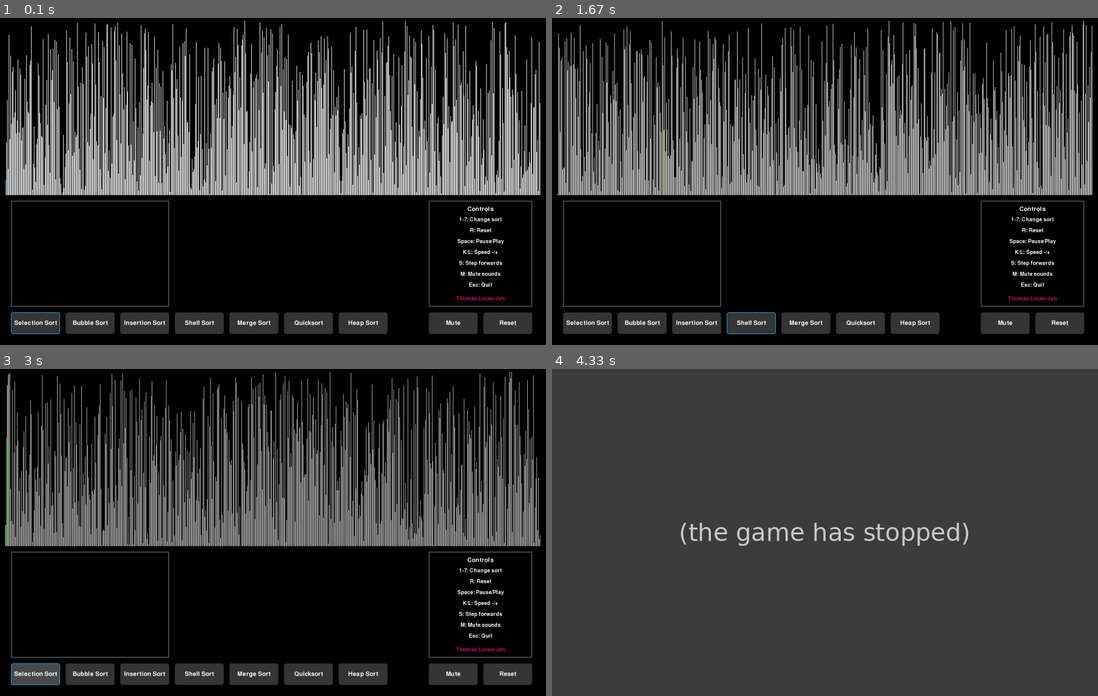
Above: before the commit, frames 1-4 (two rows, left to right).
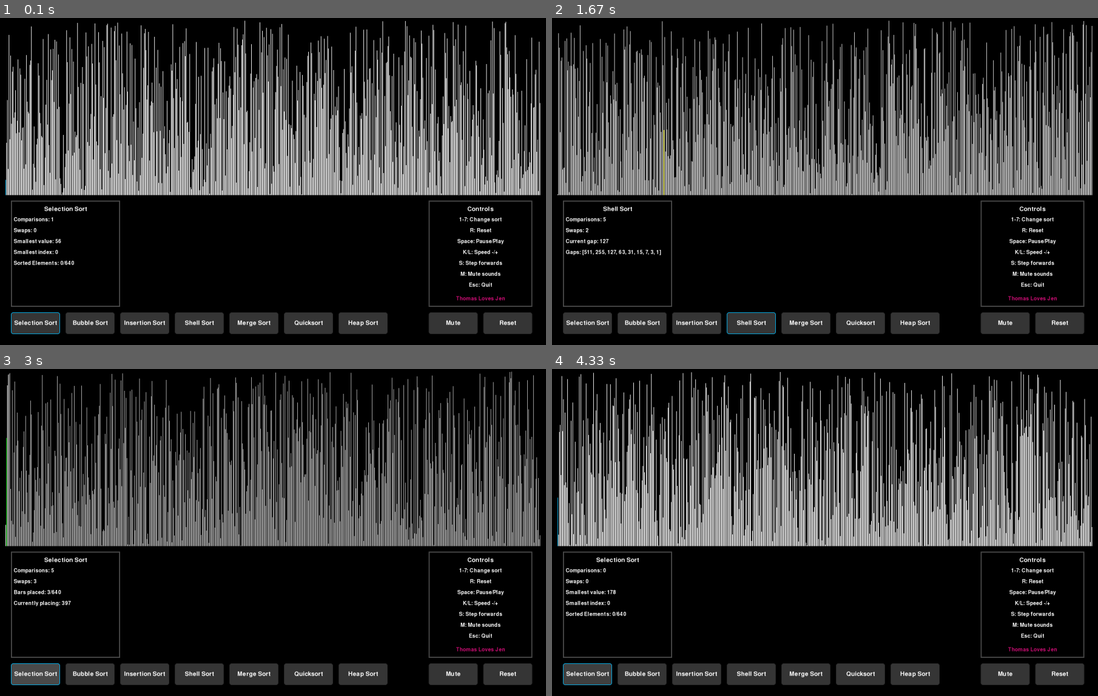
Above: after the commit, the same moments.

Repository: ThomasBrooks89/Sorting-Visualiser
Game: pygame game, started from drawing.py
The game is run twice, just before and just after one commit, with the same random seed, the same clock (stepped at 60 frames per second) and the same inputs.
Inputs (mouse positions are in pixels of both pictures, inside the frame that each line leads up to):
- Up to frame 1 (0.1 s): no input
- Up to frame 2 (1.67 s): tap 3 at 0.33 s; press the mouse at (584, 322) at 0.7 s; move the mouse to (639, 220) at 0.8 s; release the mouse at (693, 116) at 0.93 s; press the mouse at (639, 322) at 1.03 s; move the mouse to (677, 227) at 1.13 s; release the mouse at (710, 129) at 1.27 s; press the mouse at (748, 322) at 1.37 s; move the mouse to (781, 312) at 1.47 s; release the mouse at (814, 299) at 1.6 s
- Up to frame 3 (3 s): press the mouse at (196, 673) at 1.7 s; move the mouse to (136, 597) at 1.8 s; release the mouse at (70, 522) at 1.93 s; press the mouse at (32, 673) at 2.03 s; move the mouse to (229, 663) at 2.13 s; release the mouse at (425, 650) at 2.27 s; click "Selection Sort" at 2.38 s; hold 3 from 2.67 s (still down)
- Up to frame 4 (4.33 s): release 3 at 3.13 s; tap Space at 3.17 s; press the mouse at (1059, 673) at 3.53 s; move the mouse to (972, 617) at 3.63 s; release the mouse at (890, 561) at 3.77 s; press the mouse at (693, 673) at 3.87 s; move the mouse to (732, 650) at 3.97 s; release the mouse at (764, 630) at 4.1 s; press the mouse at (584, 673) at 4.2 s; move the mouse to (732, 601) at 4.3 s

The runs differ from the first frame. In frame 1, 0.6% of the frame differs, in the area x 2-31%, y 55-89%; in frame 2, 0.5%; in frame 3, 0.5%; in frame 4, 91%, in the area x 0-100%, y 0-100%.
Error before the commit: ValueError: too many values to unpack (expected 2) (drawing.py line 179); the game stopped at 3.53 s (later frames are placeholders)

Commit message:
add the stats/info counters for the sorts

Diff:
--- a/drawing.py
+++ b/drawing.py
@@ -24,11 +24,9 @@
 muted = False
 
 
-
-
 def draw_array(surface, array, highlights, actions):
     gap = 1  # pixels between bars
-    bar_width = ((WIDTH - 40) - (gap * (len(array)- 1))) / len(array)  # (bit of space on either side) - (rough number of gaps) // how many bars there are going to be
+    bar_width = ((WIDTH - 40) - (gap * (len(array)- 1))) / len(array)  # (bit of space on either side) - (number of gaps) / how many bars there are going to be
     colour_per_idx = {}
 
     for i, colour in highlights:
@@ -60,8 +58,20 @@
     text_rect.y = (controls_box.y + controls_box.height) - 40
     surface.blit(text, text_rect)
 
-def draw_sort_info_box(surface, sort_info_box, chosen_sort_btn):
+def draw_sort_info_box(surface, sort_info_box, chosen_sort_btn, stats, font):
     pygame.draw.rect(surface, (75,75,75), sort_info_box, 4)
+    text = chosen_sort_btn.label
+    text_rect = text.get_rect()
+    text_rect.centerx = sort_info_box.centerx
+    surface.blit(text, (text_rect.x, sort_info_box.y + 20))
+
+    x = sort_info_box.x + 10
+    y = sort_info_box.y + 60
+    for stat in stats:
+        text = font.render(stat, True, "white")
+        surface.blit(text, (x, y))
+        y += 40
+
 
 
 def reset_sort(surface, chosen_sort, arr_len):
@@ -115,7 +125,7 @@
                       (font_sml, "Esc: Quit")]
 
 # 'sort info' box setup
-sort_info_box = pygame.Rect((btn_selection_sort.rect.x, 670, (pygame_gui.Button.width * 3) + 40, 390))
+sort_info_box = pygame.Rect((btn_selection_sort.rect.x, 670, (pygame_gui.Button.width * 2) + 40, 390))
 
 
 # main loop
@@ -136,7 +146,7 @@
     draw_array(screen, step.array, step.highlights, step.actions)
     draw_buttons(buttons)
     draw_controls_box(screen, controls_box, controls_box_texts)
-    draw_sort_info_box(screen, sort_info_box, chosen_sort_btn)
+    draw_sort_info_box(screen, sort_info_box, chosen_sort_btn, step.stats, font_sml)
     pygame.display.flip()
 
 
@@ -176,7 +186,7 @@
 
         elif btn_reset.event(event):
             btn_reset.active = True
-            array, sort = reset_sort(screen, chosen_sort, arr_len)
+            array, sort, step = reset_sort(screen, chosen_sort, arr_len)
             btn_reset.active = False
         elif btn_mute.event(event):
             muted = mute_button_pressed(btn_mute)
--- a/sorting_logic.py
+++ b/sorting_logic.py
@@ -1,4 +1,4 @@
-from dataclasses import dataclass
+from dataclasses import dataclass, field
 import random
 
 @dataclass
@@ -6,6 +6,7 @@
     array: list[int]
     highlights: list[tuple[int, str]]  # list of tuples - (index to be highlighted, colour to highlight it)
     actions: list[str]
+    stats: list[str] = field(default_factory = list)  # list of strings of whatever stat/info is to be shown
 
 
 def generate_array(min, max):
@@ -18,94 +19,109 @@
     for i in range(len(array)):
         highlights = [(x, "green2") for x in range(i)]
         highlights.append((i, "yellow"))
-        yield NextStep(array[:], highlights, [])
+        yield NextStep(array[:], highlights, [], [f"Confirmed Correct: {i}"])
     highlights[-1] = ((len(array) - 1, "green2"))
-    yield NextStep(array[:], highlights, ["finished"])
+    yield NextStep(array[:], highlights, ["finished"], ["Confirmed correct: Full array!"])
 
 
 def selection_sort(array):
+    comparisons = 0
+    swaps = 0
+
     for i in range(len(array)):
 
         smallest_idx, smallest_value = i, array[i]
         highlights = [(x, "green4") for x in range(i)]  # all the 'sorted' values
         highlights.append((i, "white"))  # so that highlights[-2] can be "current smallest"
         highlights.append((i, "deepskyblue2"))  # the index currently being checked
-        yield NextStep(array[:], highlights, ["pass_done"])
+        yield NextStep(array[:], highlights, ["pass_done"], [f"Comparisons: {comparisons}", f"Swaps: {swaps}", f"Smallest value: {smallest_value}", f"Smallest index: {smallest_idx}", f"Sorted Elements: {i}/{len(array)}"])
 
         for j, value in enumerate(array[i:], start=i):
+            comparisons += 1
             if value < smallest_value:
                 smallest_idx = j
                 smallest_value = value
 
             highlights[-2] = (smallest_idx, "yellow")
             highlights[-1] = (j, "deepskyblue2")
-            yield NextStep(array[:], highlights, [])
+            yield NextStep(array[:], highlights, [], [f"Comparisons: {comparisons}", f"Swaps: {swaps}", f"Smallest value: {smallest_value}", f"Smallest index: {smallest_idx}", f"Sorted Elements: {i}/{len(array)}"])
 
         array[smallest_idx], array[i] = array[i], array[smallest_idx]
+        swaps += 1
         highlights[-2] = (smallest_idx, "yellow")
         highlights[-1] = (i, "green2")  # to signify the swap
-        yield NextStep(array[:], highlights, ["swap"])
+        yield NextStep(array[:], highlights, ["swap"], [f"Comparisons: {comparisons}", f"Swaps: {swaps}", f"Smallest value: {smallest_value}", f"Smallest index: {smallest_idx}", f"Sorted Elements: {i}/{len(array)}"])
     yield from send_finished_array(array)
 
 
 def bubble_sort(array):
     end_idx = len(array) - 1
+    comparisons = 0
+    swaps = 0
 
     for _ in range(len(array)):
         highlights = [(x, "green4") for x in range(end_idx + 1, len(array))]
-        yield NextStep(array[:], highlights, ["pass_done"])
+        yield NextStep(array[:], highlights, ["pass_done"], [f"Comparisons: {comparisons}", f"Swaps: {swaps}", "Currently comparing: 0 & 1", f"Sorted elements: 0/{len(array)}"])
 
         highlights.append(None) # dummy values to get overwritten in next loop
         highlights.append(None)
 
         for i in range(end_idx):
+            comparisons += 1
             # highlight the two elements being compared
             highlights[-1] = ((i, "deepskyblue2"))
             highlights[-2] = ((i+1, "deepskyblue2"))
-            yield NextStep(array[:], highlights, [])
+            yield NextStep(array[:], highlights, [], [f"Comparisons: {comparisons}", f"Swaps: {swaps}", f"Currently comparing: {i} & {i+1}", f"Sorted elements: {len(array) - end_idx - 1}/{len(array)}"])
 
             # need to be swapped
             if array[i+1] < array[i]:
+                swaps += 1
 
                 highlights[-1] = (i+1, "yellow")  # show the smaller value in yellow
-                yield NextStep(array[:], highlights, [])
+                yield NextStep(array[:], highlights, [], [f"Comparisons: {comparisons}", f"Swaps: {swaps}", f"Currently comparing: {i} & {i+1}", f"Sorted elements: {len(array) - end_idx - 1}/{len(array)}"])
 
                 array[i], array[i+1] = array[i+1], array[i]  # swap them
 
                 highlights[-2] = (i, "yellow")  # show the smaller value, now in the i pos, in yellow
                 highlights[-1] = (i+1, "white")
-                yield NextStep(array[:], highlights, ["swap"])
+                yield NextStep(array[:], highlights, ["swap"], [f"Comparisons: {comparisons}", f"Swaps: {swaps}", f"Currently comparing: {i} & {i+1}", f"Sorted elements: {len(array) - end_idx - 1}/{len(array)}"])
 
             else:  # no need for swap
                 highlights[-1] = ((i, "yellow"))  # show the smaller value already in the lower pos
                 highlights[-2] = ((i+1, "white"))
-                yield NextStep(array[:], highlights, [])
+                yield NextStep(array[:], highlights, [], [f"Comparisons: {comparisons}", f"Swaps: {swaps}", f"Currently comparing: {i} & {i+1}", f"Sorted elements: {len(array) - end_idx - 1}/{len(array)}"])
         end_idx -= 1
     yield from send_finished_array(array)
 
 
 def insertion_sort(array):
+    comparisons, swaps = 0,0
     for i in range(1, len(array)):
         highlights = [(x, "gray71") for x in range(i, len(array))]
         highlights.append(None)  # placeholders for the element being bubbled
 
         curr_i = i
         while curr_i > 0:
+            comparisons += 1
 
             highlights[-1] = ((curr_i, "yellow"))
-            yield NextStep(array[:], highlights, [])
+            yield NextStep(array[:], highlights, [], [f"Comparisons: {comparisons}", f"Swaps: {swaps}", f"Bars placed: {i}/{len(array)}", f"Currently placing: {array[curr_i]}"])
 
             if array[curr_i] < array[curr_i - 1]:
+                swaps += 1
                 array[curr_i], array[curr_i - 1] = array[curr_i - 1], array[curr_i]
                 curr_i -= 1
             else:
                 highlights[-1] = ((curr_i, "green2"))
-                yield NextStep(array[:], highlights, ["pass_done"])
+                yield NextStep(array[:], highlights, ["pass_done"], [f"Comparisons: {comparisons}", f"Swaps: {swaps}", f"Bars placed: {i}/{len(array)}", f"Currently placing: {array[curr_i]}"])
                 break
+
     yield from send_finished_array(array)
 
 
 def shell_sort(array):
+    comparisons, swaps = 0, 0
+
     # first make the gap sequence list with 2**k - 1
     gaps = [1]
     k = 2
@@ -122,16 +138,18 @@
 
             curr_i = i
             while curr_i > 0:
+                comparisons += 1
 
                 highlights[-1] = ((curr_i, "yellow"))
-                yield NextStep(array[:], highlights, [])
+                yield NextStep(array[:], highlights, [], [f"Comparisons: {comparisons}", f"Swaps: {swaps}", f"Current gap: {step}", f"Gaps: {gaps[::-1]}"])
 
                 if array[curr_i] < array[curr_i - step]:
+                    swaps += 1
                     array[curr_i], array[curr_i - step] = array[curr_i - step], array[curr_i]
                     curr_i -= step
                 else:
                     highlights[-1] = ((curr_i, "green2"))
-                    yield NextStep(array[:], highlights, ["pass_done"])
+                    yield NextStep(array[:], highlights, ["pass_done"], [f"Comparisons: {comparisons}", f"Swaps: {swaps}", f"Current gap: {step}", f"Gaps: {gaps[::-1]}"])
                     break
     yield from send_finished_array(array)
 
Not shown, changed: todo.md
